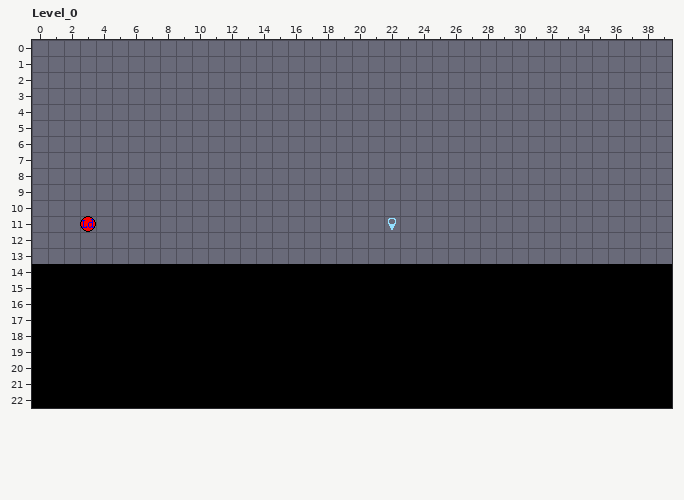
LDtk project, stored at Assets/Game/World/Levels.ldtk. Above: the version before the commit.
Cells are 16x16 px. Shown: Level_0 x 0..39, y 0..22.
Now the later version:
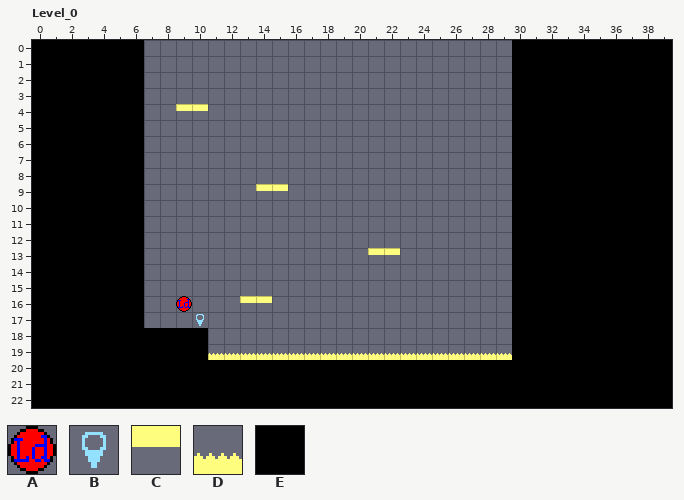
Key: from "Controls": A 0; from "Entities": B 0, C 72, D 90; from "Ground": E 0.
_ is an empty cell.
The edit:
Layer "Ground":
y 0..13: x 0..6 _______ -> EEEEEEE; x 30..39 __________ -> EEEEEEEEEE
y 14..17: x 7..29 EEEEEEEEEEEEEEEEEEEEEEE -> _______________________
y 18..19: x 11..29 EEEEEEEEEEEEEEEEEEE -> ___________________
Layer "Entities":
y 4: x 9..10 __ -> CC
y 9: x 14..15 __ -> CC
y 11: x 22 B -> _
y 13: x 21..22 __ -> CC
y 16: x 13..14 __ -> CC
y 17: x 10 _ -> B
y 19: x 11..29 ___________________ -> DDDDDDDDDDDDDDDDDDD
Layer "Controls":
y 11: x 3 A -> _
y 16: x 9 _ -> A
Pixel boxes of the changes (left, top, right, bottom) in both pictures:
changed: (32, 40, 672, 360)
